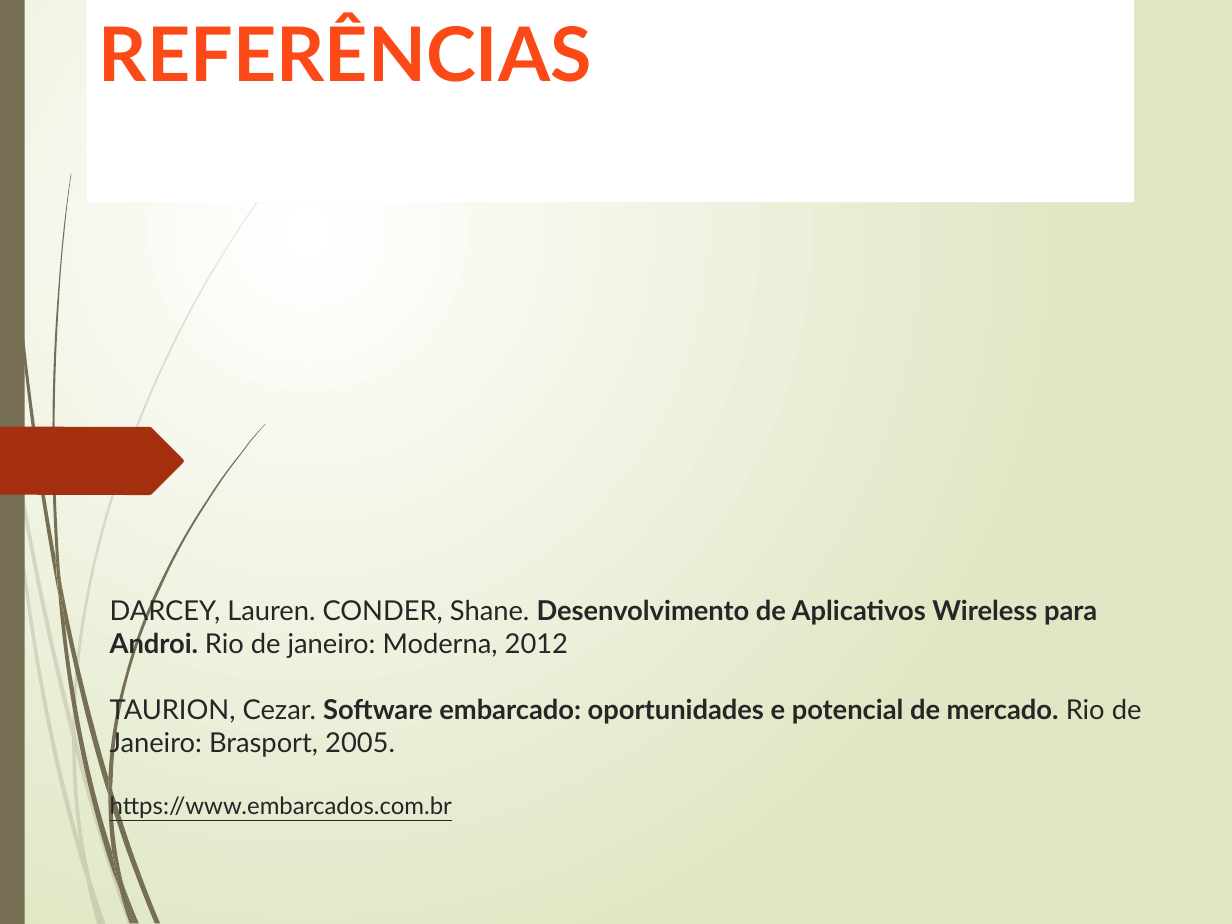
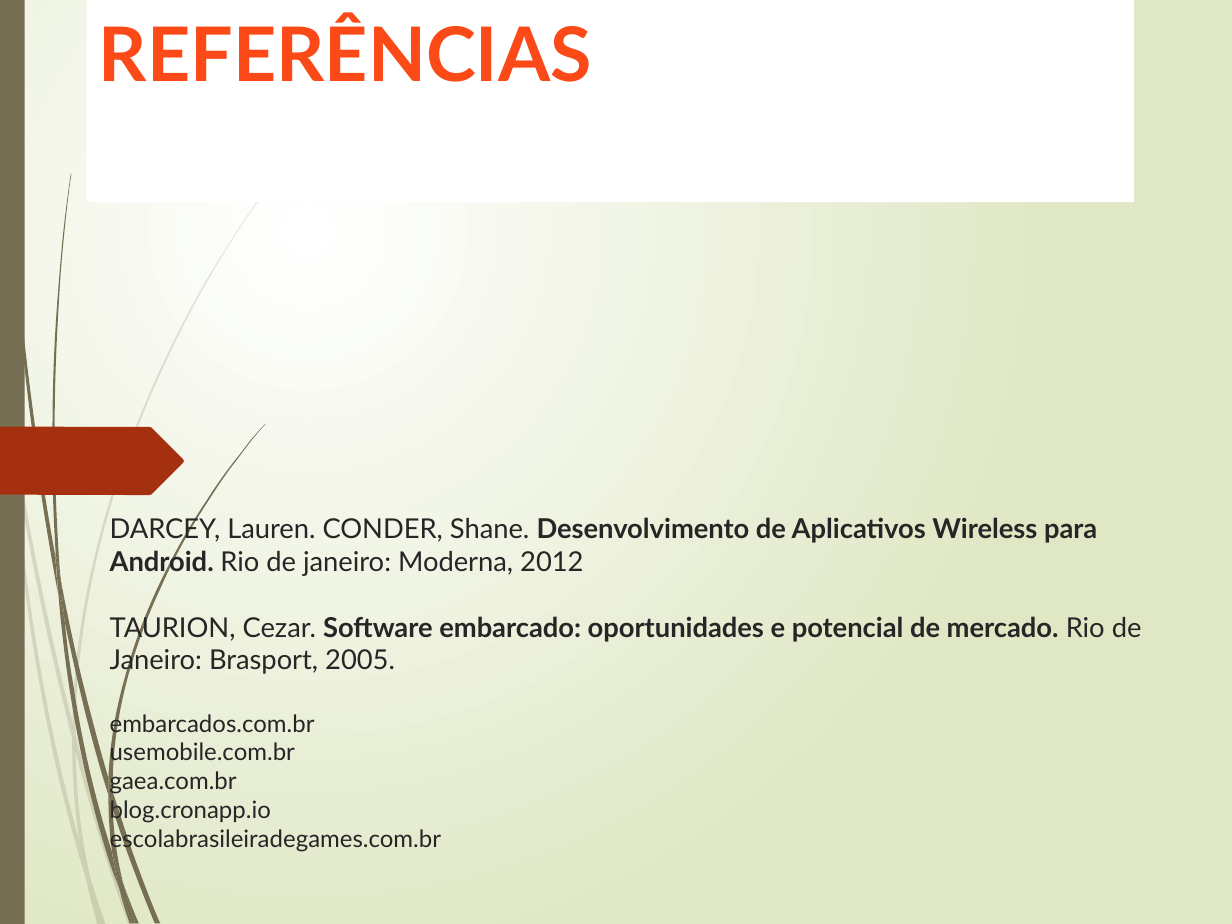
Before and after one commit to JBCFurtado/Mobile, a slide deck: slide 24 of Desenvolvimento para Dispositivos Móveis I/Aula_Disp_Móveis.pptx (slide 11 before the commit). Drawn at 1232x924 pixels with LibreOffice and Linux fonts; fonts in the diff are those of the drawing. Boxes give left, top, right and bottom in pixels: in the first picture for what was removed or moved away, otherwise in the second. Text is boxed around its words. In the diff, an @@ line names an element or a change of style, - is before the commit and + after.

Commit message:
Update

```diff
--- a/Desenvolvimento para Dispositivos Móveis I/Aula_Disp_Móveis.pptx
+++ b/Desenvolvimento para Dispositivos Móveis I/Aula_Disp_Móveis.pptx
@@ title at box(110, 514, 1142, 853): text changed @@
-DARCEY, Lauren. CONDER, Shane. Desenvolvimento de Aplicativos Wireless para Androi. Rio de janeiro: Moderna, 2012
-TAURION, Cezar. Software embarcado: oportunidades e potencial de mercado. Rio de Janeiro: Brasport, 2005.
-https://www.embarcados.com.br
+DARCEY, Lauren. CONDER, Shane. Desenvolvimento de Aplicativos Wireless para Android. Rio de janeiro: Moderna, 2012
+TAURION, Cezar. Software embarcado: oportunidades e potencial de mercado. Rio de Janeiro: Brasport, 2005.
+embarcados.com.br
+usemobile.com.br
+gaea.com.br
+blog.cronapp.io
+escolabrasileiradegames.com.br
```
Also in this commit, not shown: 13 slides added.
